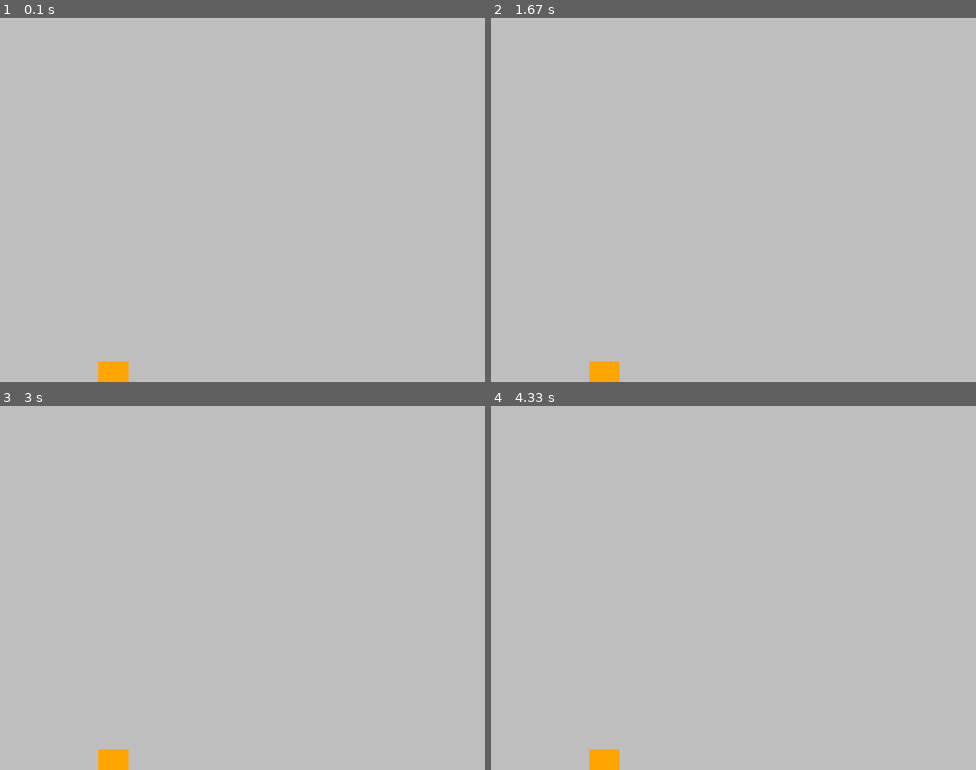
Above: before the commit, frames 1-4 (two rows, left to right).
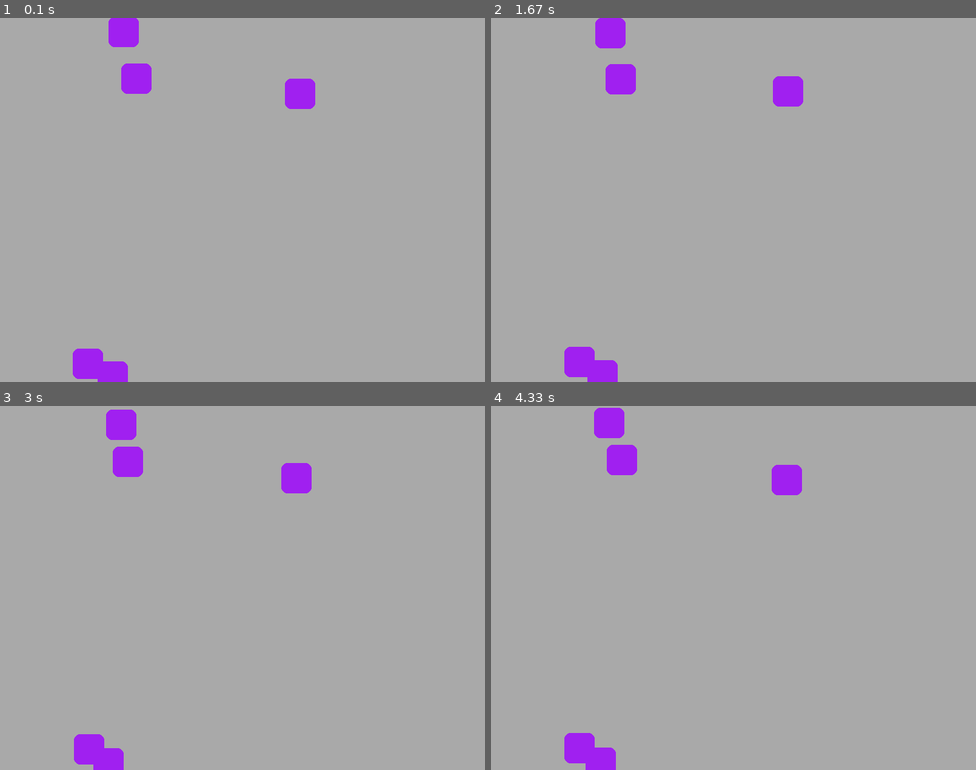
Above: after the commit, the same moments.

Repository: bhunao/pygamelibs
Game: pygame game, started from main.py
Same seed, same stepped clock (60 frames per second), same inputs: the game is played once before the commit and once after it.
Inputs:
- Up to frame 1 (0.1 s): no input
- Up to frame 2 (1.67 s): no input
- Up to frame 3 (3 s): no input
- Up to frame 4 (4.33 s): no input

The runs differ from the first frame. In frame 1, 2.3% of the frame differs, in the area x 15-65%, y 0-100%; in frame 2, 2.3%; in frame 3, 2.3%; in frame 4, 2.4%.

Commit message:
added style and fixed wrong drawing

Diff:
--- a/systems/constructor.py
+++ b/systems/constructor.py
@@ -1,8 +1,6 @@
-from enum import Enum
+import random
 import sys
 import pygame
-
-from config import WIDTH, HEIGHT, UPSCALE
 
 from pygame import display, Surface, init
 from pygame.time import Clock
@@ -46,12 +44,13 @@
     height = height / upscale
 
     screen = display.set_mode((width*upscale, height*upscale))
+    in_screen = Surface(screen.get_size())
     clock = Clock()
 
-    system = system(screen).start()
+    _sys = system(in_screen).start()
 
     while True:
-        screen.fill("gray")
+        in_screen.fill("darkgray")
 
         for event in pygame.event.get():
             if event.type == pygame.QUIT:
@@ -62,7 +61,7 @@
                     pygame.quit()
                     exit()
 
-        system.update()
-
+        _sys.update()
+        screen.blit(in_screen, (0,0))
         pygame.display.flip()
         clock.tick(15)
--- a/systems/default_system.py
+++ b/systems/default_system.py
@@ -10,33 +10,36 @@
 
 
 class DefaultSystem(System):
-    entities: Dict[Tuple[int], Color] = dict()
+    entities: Dict[Tuple[int, int], Color]
     surface: Surface
-
-    def start(self):
-        entity = Rect(0, 0, 50, 50)
-        # TODO: fix create only drawing 1 entity for some reason
-        self.create(entity, 5)
-        return self
 
     def __init__(self, surface) -> None:
         self.surface = surface
+        self.entities = dict()
 
-    def create(self, entity, n=1):
+    def start(self):
+        style = {
+            "rect": Rect(0, 0, 50, 50),
+            "color": "purple",
+            "border_radius": 10
+        }
+        self.create(5, **style)
+        return self
+
+    def create(self, n=1, **style):
         max_x, max_y = self.surface.get_size()
         for _ in range(n):
             for __ in range(5):
                 pos = random.randint(0, max_x), random.randint(0, max_y)
                 if self.entities.get(pos) is None:
                     break  # retry 5 times
-            entity.center = pos
-            print(pos)
-            self.entities[pos] = entity
+            style["rect"].center = pos
+            self.entities[pos] = style
 
-    def draw(self, color, entity) -> None:
-        draw.rect(self.surface, color, entity)
+    def draw(self, **style) -> None:
+        draw.rect(self.surface, **style)
 
-    def move(self, pos: position, new_pos: position) -> position:
+    def move(self, pos: position, new_pos: position, rect: Rect) -> position:
         min_point = 0, 0
         max_point = self.surface.get_size()
         if self.entities.get(new_pos) is None:
@@ -51,15 +54,16 @@
                 y = max_y
             elif y > max_y:
                 y = min_y
-            return x, y
+            pos = x, y
+        rect.center = pos
         return pos
 
     def update(self) -> None:
         new_dict = dict()
-        for pos, entity in self.entities.items():
+        for pos, style in self.entities.items():
             new_pos = pos[0] + \
                 random.randint(-1, 1), pos[1] + random.randint(-1, 1)
-            pos = self.move(pos, new_pos)
-            new_dict[pos] = entity
-            self.draw('orange', entity)
+            pos = self.move(pos, new_pos, style["rect"])
+            new_dict[pos] = style
+            self.draw(**style)
         self.entities = new_dict
